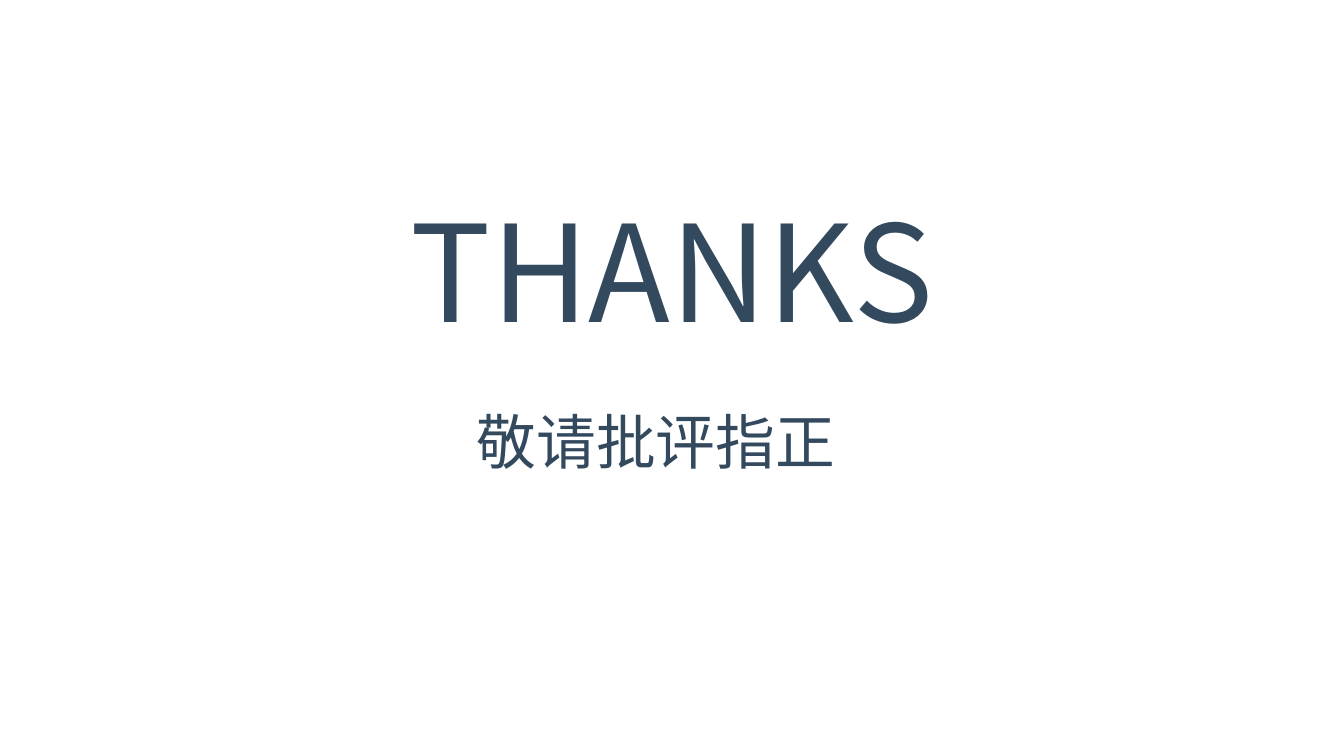
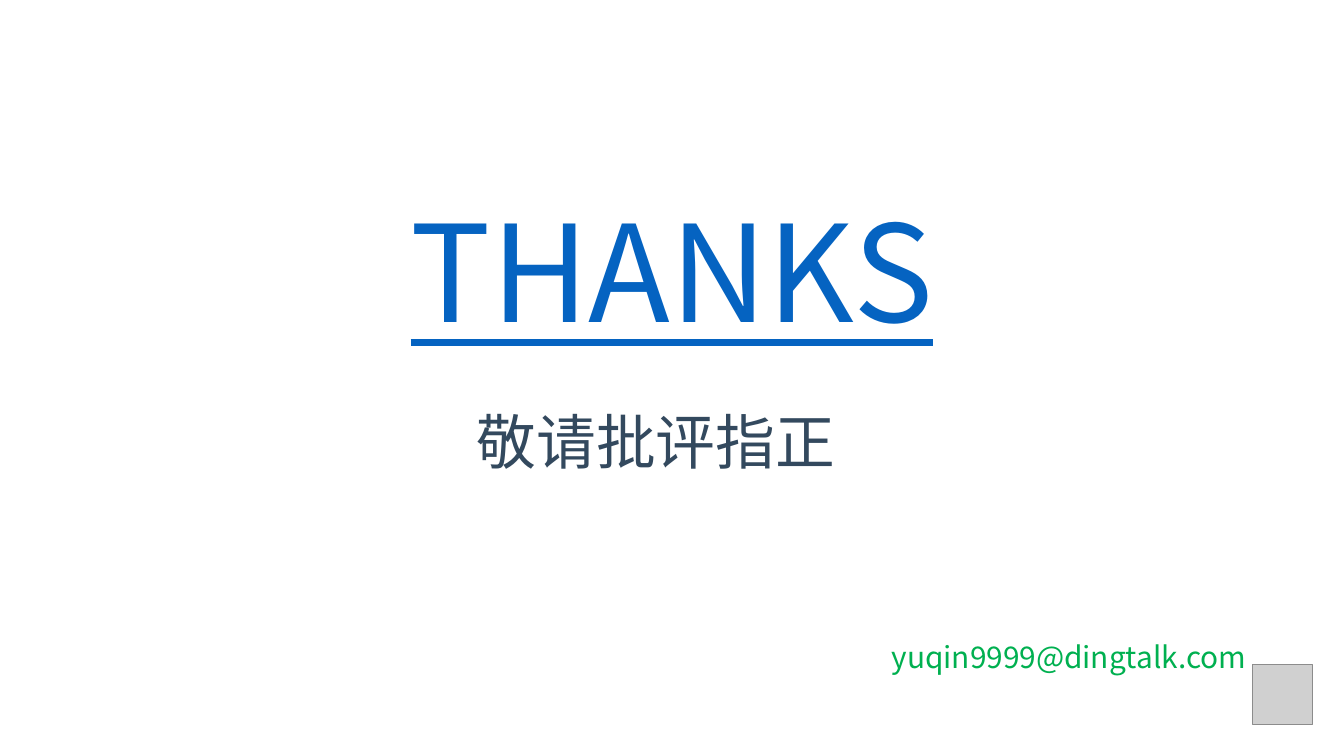
Before and after one commit to jbhuang99/WebEdu_LocalVersion_YuQin_DotNetCore2.1, a slide deck: slide 10 of wwwroot/webCourse/Templates/Bitmap-Video-2D-PPT.pptx. Drawn at 1344x756 pixels with LibreOffice and Linux fonts; fonts in the diff are those of the drawing; grey boxes stand for pictures; background and template pictures are left out. Boxes give left, top, right and bottom in pixels: in the first picture for what was removed or moved away, otherwise in the second. Text is boxed around its words. In the diff, an @@ line names an element or a change of style, - is before the commit and + after.

```diff
--- a/wwwroot/webCourse/Templates/Bitmap-Video-2D-PPT.pptx
+++ b/wwwroot/webCourse/Templates/Bitmap-Video-2D-PPT.pptx
@@ text "THANKS" at bbox=[411, 221, 934, 346]: text colour #33495E to #0563C1, underline on @@
@@ text added at bbox=[892, 644, 1247, 676], 16 pt, text #00B050 @@
+yuqin9999@dingtalk.com
@@ picture added at bbox=[1253, 664, 1312, 723] @@
```
Also in this commit, not shown: 9 other slides changed.
